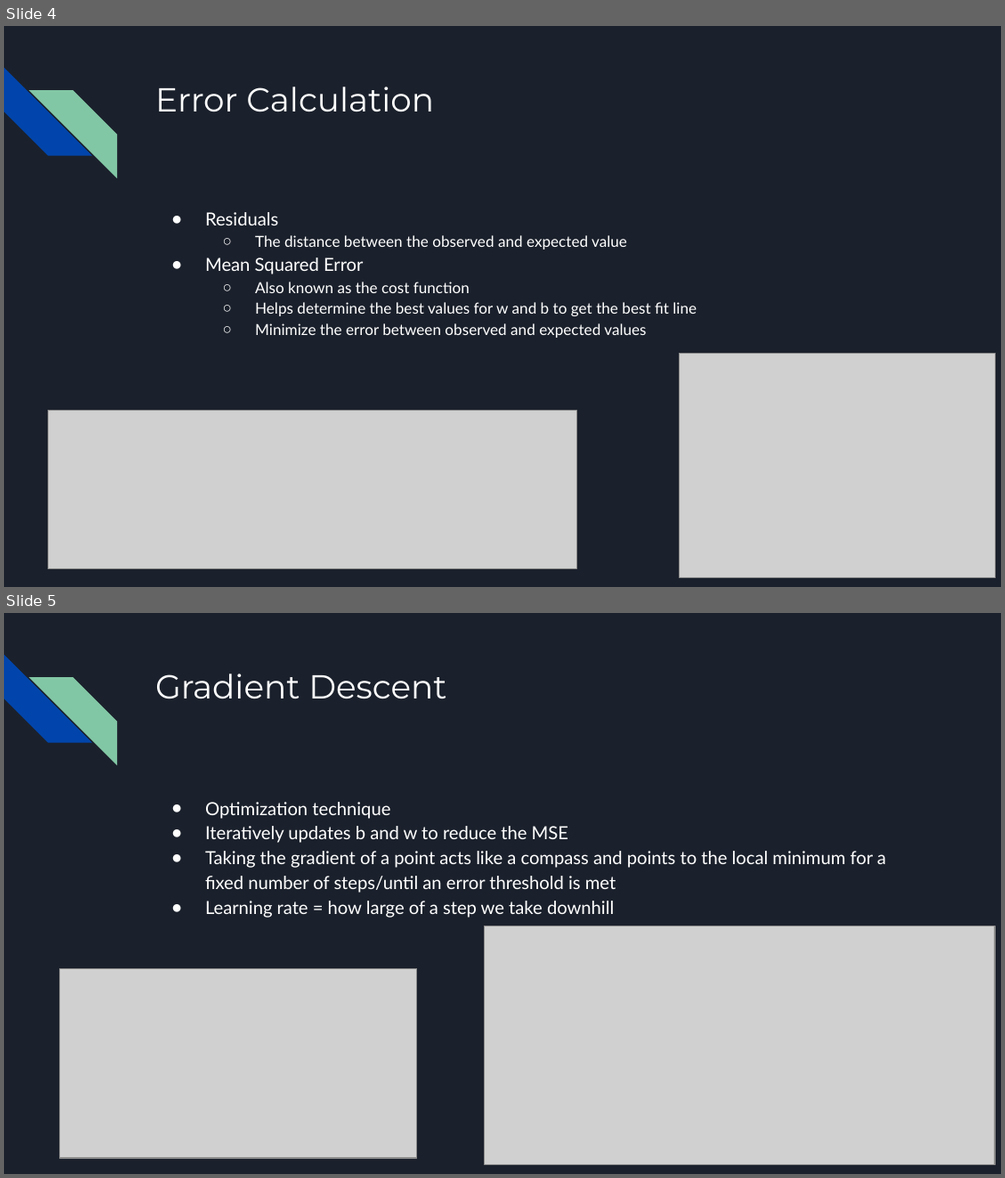
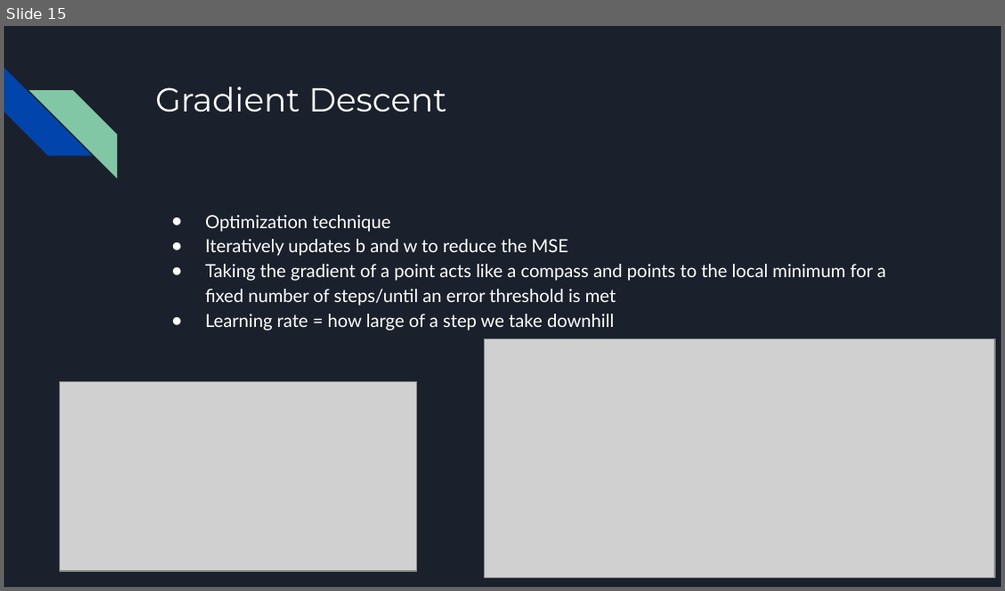
Before and after one commit to ADSA-UIUC/advanced-workshops, a slide deck: 03_linear_regression/Supervised Learning.pptx. Shown one above the other, each under a label of ours: slides 4 and 5 before the commit, slide 15 after it. The pictures are 1005x1178 and 1005x591 pixels, drawn with LibreOffice and Linux fonts; fonts in the diff are those of the drawing; grey boxes stand for pictures. Boxes give left, top, right and bottom in pixels: in the first picture for what was removed or moved away, otherwise in the second. Text is boxed around its words. In the diff, an @@ line names an element or a change of style, - is before the commit and + after.

```diff
--- a/03_linear_regression/Supervised Learning.pptx
+++ b/03_linear_regression/Supervised Learning.pptx
@@ slide 4 removed at (4, 26, 1001, 587), background #1B212C; not listed: 2 template elements that a slide beside it also shows @@
@@ title removed at (155, 87, 434, 112) @@
-Error Calculation
@@ text removed at (205, 212, 696, 338) @@
-● Residuals
-  ○ The distance between the observed and expected value
-● Mean Squared Error
-  ○ Also known as the cost function
-  ○ Helps determine the best values for w and b to get the best fit line
-  ○ Minimize the error between observed and expected values
@@ picture removed at (679, 353, 995, 578) @@
@@ picture removed at (48, 410, 576, 568) @@
@@ what was slide 5 is now slide 15 @@
```
Also in this commit, not shown: 2 slides changed, 12 slides added, 1 other slide removed.
